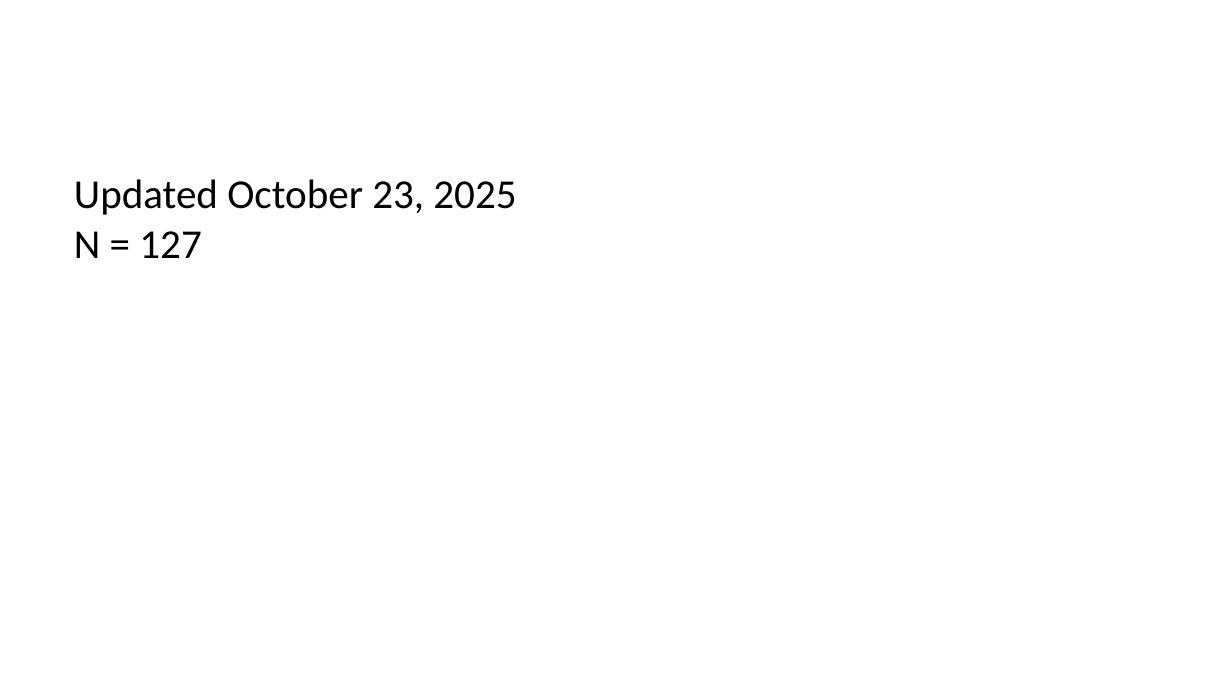
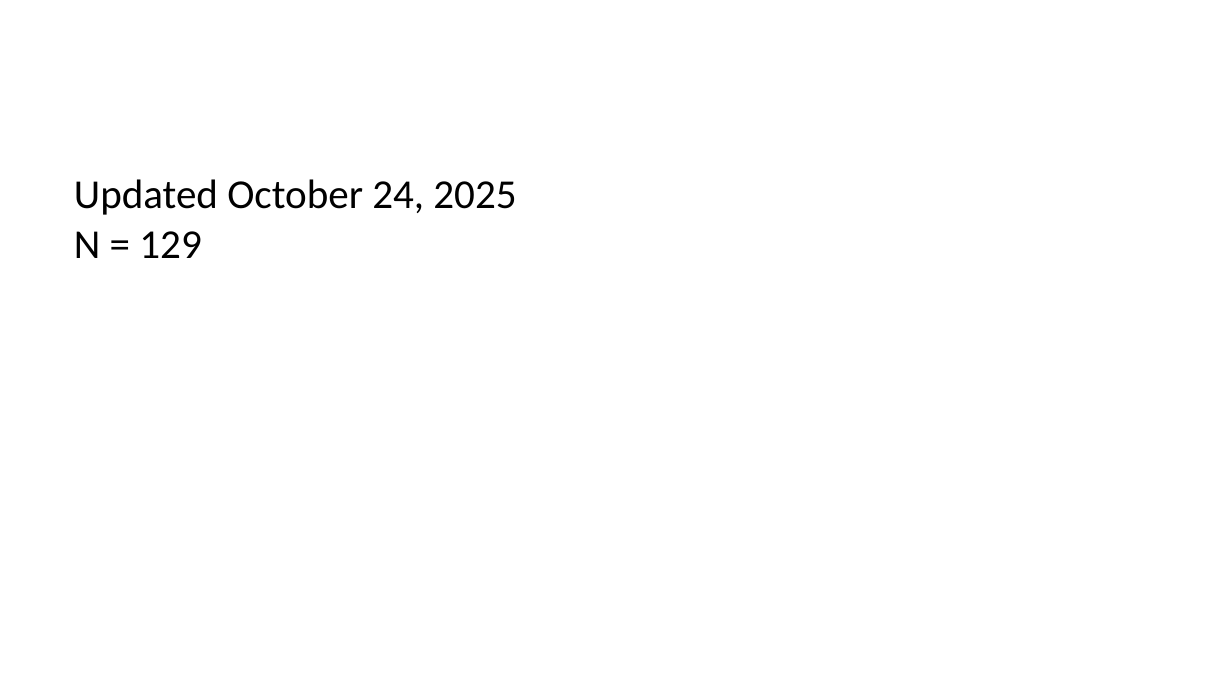
Before and after one commit to bkinasevych/mb-arts-council, a slide deck: slide 1 of docs/index.pptx. Drawn at 1232x693 pixels with LibreOffice and Linux fonts; fonts in the diff are those of the drawing. Boxes give left, top, right and bottom in pixels: in the first picture for what was removed or moved away, otherwise in the second. Text is boxed around its words. In the diff, an @@ line names an element or a change of style, - is before the commit and + after.

```diff
--- a/docs/index.pptx
+++ b/docs/index.pptx
@@ text at (x1=74, y1=179, x2=516, y2=258): text changed @@
-Updated October 23, 2025
-N = 127
+Updated October 24, 2025
+N = 129
```
Also in this commit, not shown: 14 other files.
